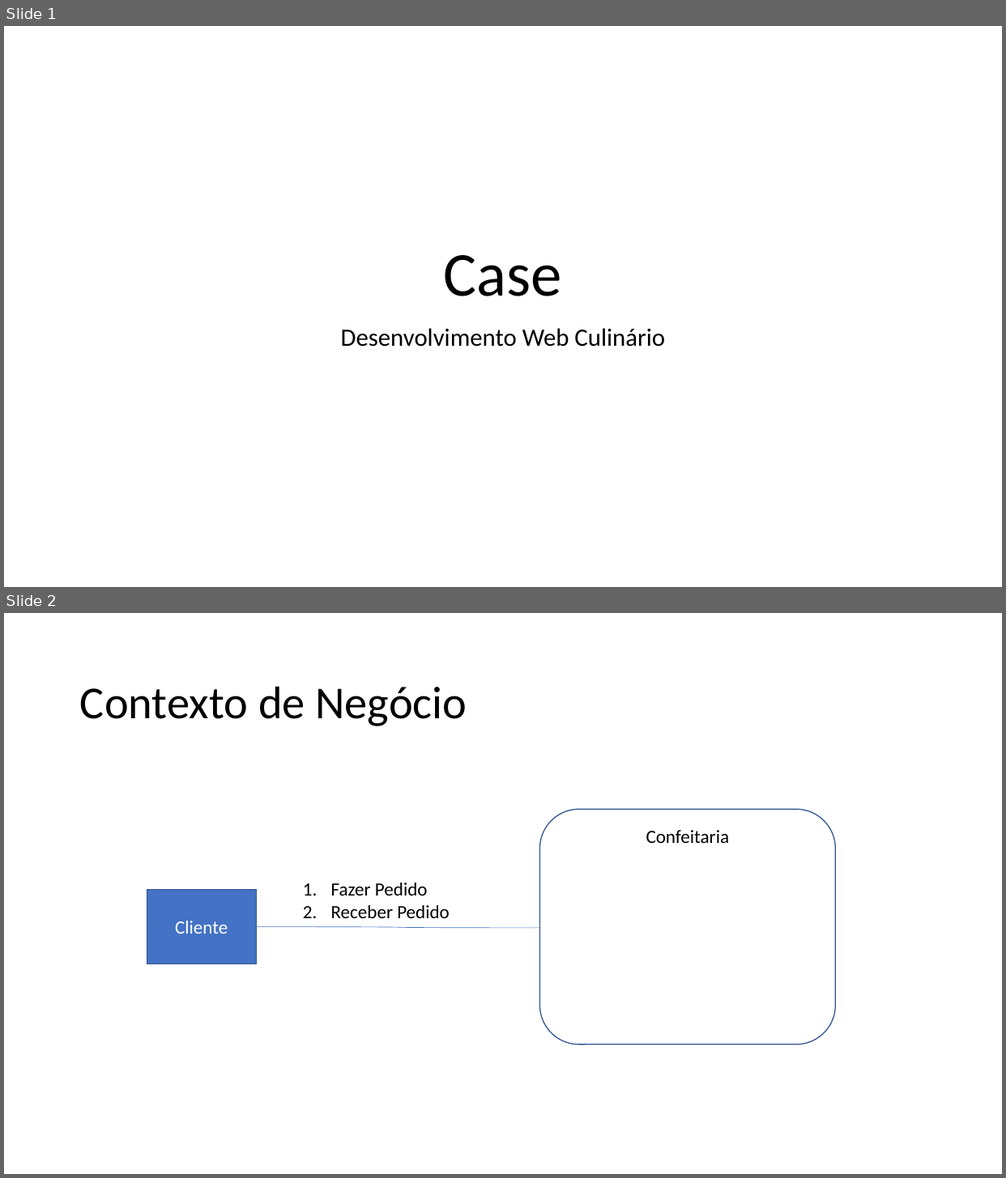
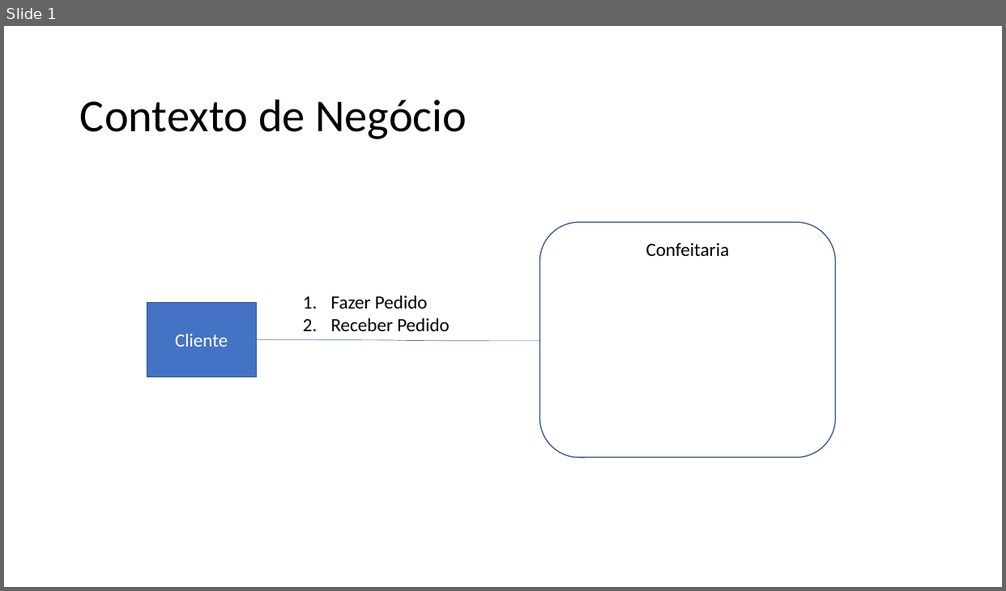
Before and after one commit to vitosoliveira/OPE, a slide deck: 15 - Arquitetura de Negócio para cada Cenário.pptx. Shown one above the other, each under a label of ours: slides 1 and 2 before the commit, slide 1 after it. The pictures are 1006x1178 and 1006x591 pixels, drawn with LibreOffice and Linux fonts; fonts in the diff are those of the drawing. Boxes give left, top, right and bottom in pixels: in the first picture for what was removed or moved away, otherwise in the second. Text is boxed around its words. In the diff, an @@ line names an element or a change of style, - is before the commit and + after.

```diff
--- a/15 - Arquitetura de Negócio para cada Cenário.pptx
+++ b/15 - Arquitetura de Negócio para cada Cenário.pptx
@@ slide 1 removed at bbox=[4, 26, 1002, 587], background #FFFFFF @@
@@ title removed at bbox=[444, 255, 562, 297] @@
-Case
@@ subtitle removed at bbox=[341, 328, 665, 347] @@
-Desenvolvimento Web Culinário
@@ what was slide 2 is now slide 1 @@
```
Also in this commit, not shown: 2 slides changed, 1 slide added, 23 other files.
